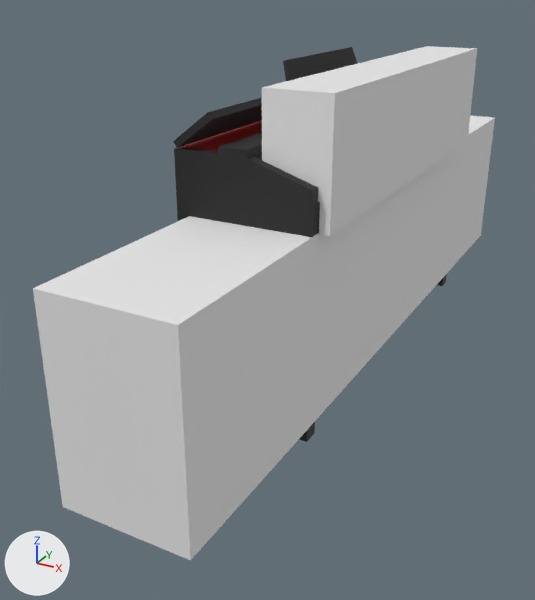
Two versions of the OBJ model src/web/main/resources/common/3d-models/piano/piano.obj, one commit apart.
Before and after are seen from a camera (50 mm lens) standing at (1.16, -2.28, 1.21) and looking at (0.04, -0.25, 0.2). The axes (+X, +Y, +Z) are drawn at lower left. The lights are the same throughout. Where no turn or scale is listed for an object, it has been applied to the vertices.

Objects in the first picture: 'Body_立方体', '立方体.001', '立方体.004', '立方体.005', '立方体.006_立方体.012', '立方体.007_立方体.013', '立方体.014_立方体.020'.
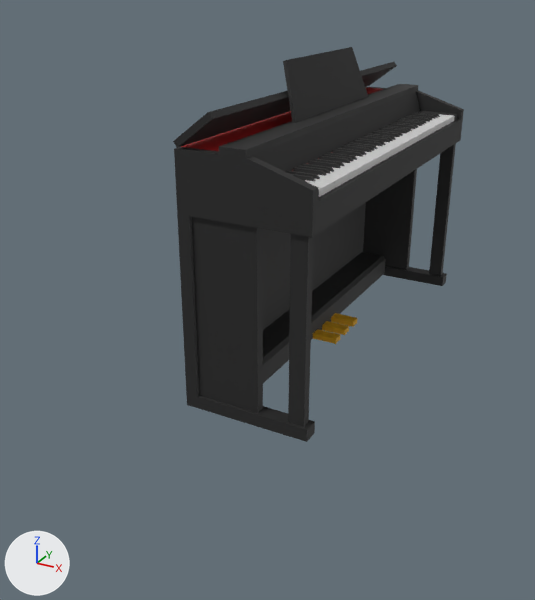
Edits to the scene script, one JSON object a line:
```json
{"op": "remove", "block": "ob_立方体_001", "code": ["ob_立方体_001 = bpy.data.objects.new('立方体.001', me_立方体_001)", "ob_立方体_001.location = (0.0, 0.0, 0.0)"]}
{"op": "remove", "block": "ob_立方体_004", "code": ["ob_立方体_004 = bpy.data.objects.new('立方体.004', me_立方体_004)", "ob_立方体_004.location = (0.0, 0.0, 0.0)"]}
{"op": "remove", "block": "ob_立方体_005", "code": ["ob_立方体_005 = bpy.data.objects.new('立方体.005', me_立方体_005)", "ob_立方体_005.location = (0.0, 0.0, 0.0)"]}
```

Changed parts and their boxes [x1, y1, x2, y2] in the pictures (535 x 600 px):
```json
{"object": "立方体.001", "change": "deleted", "before": [33, 116, 495, 561]}
{"object": "立方体.005", "change": "deleted", "before": [262, 46, 477, 203]}
{"object": "立方体.004", "change": "deleted", "before": [319, 121, 470, 236]}
{"object": "Body_立方体", "change": "unchanged, uncovered by the edit", "before": [174, 132, 447, 442], "after": [174, 84, 464, 442]}
{"object": "立方体.008_立方体.014", "change": "unchanged, uncovered by the edit", "after": [192, 217, 263, 413]}
{"object": "立方体.014_立方体.020", "change": "unchanged, uncovered by the edit", "before": [283, 47, 358, 81], "after": [283, 47, 368, 123]}
{"object": "立方体.010_立方体.016", "change": "unchanged, uncovered by the edit", "after": [263, 252, 386, 383]}
```
